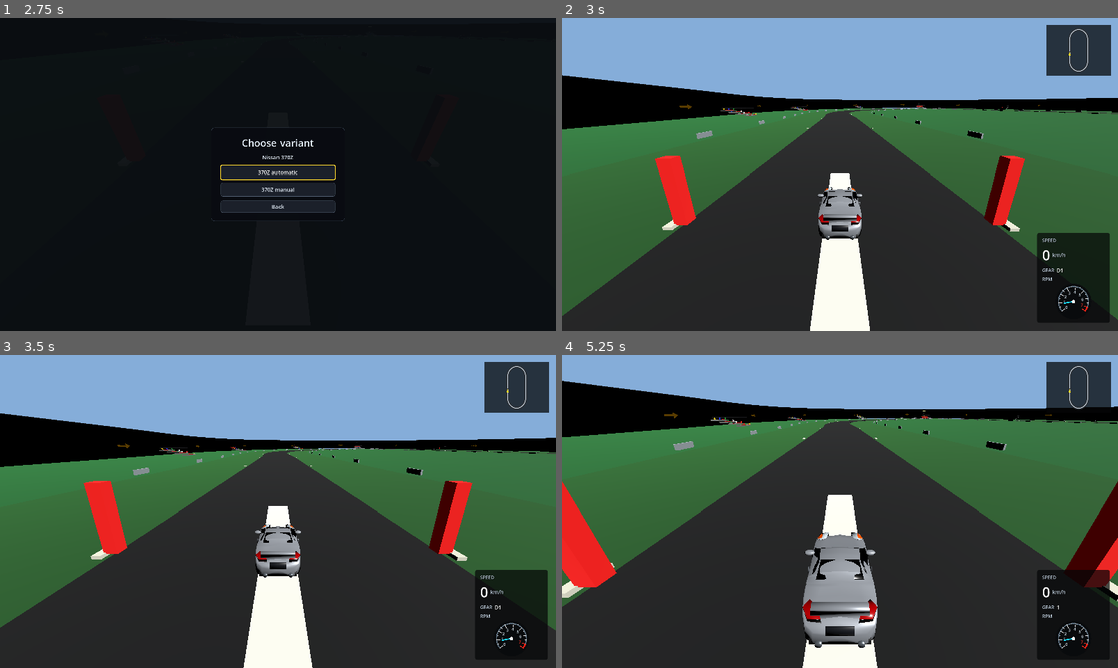
Above: before the commit, frames 1-4 (two rows, left to right).
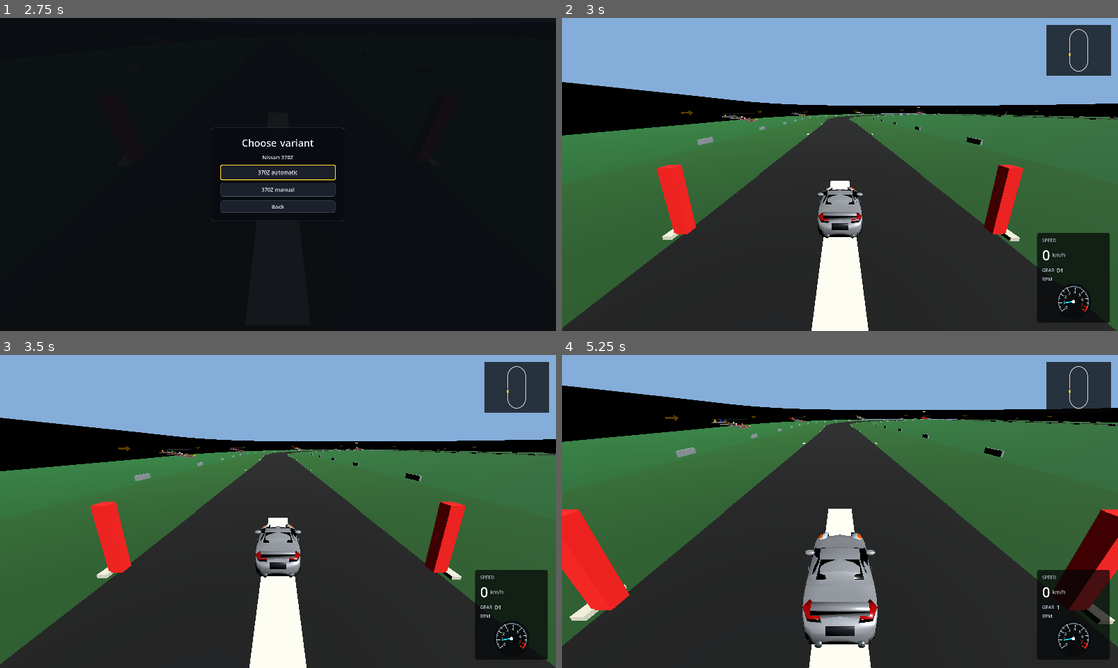
Above: after the commit, the same moments.

Repository: Dziuras98/car-game
Game: Godot game, scene res://scenes/startup.tscn
The game is run twice, just before and just after one commit, with the same random seed, the same clock (stepped at 60 frames per second) and the same inputs.
Inputs:
- Up to frame 1 (2.75 s): click "Free drive" at 0.5 s; click "Simple oval" at 1.25 s; click "Nissan 370Z" at 2 s
- Up to frame 2 (3 s): click "370Z automatic" at 2.75 s
- Up to frame 3 (3.5 s): no input
- Up to frame 4 (5.25 s): tap Enter at 3.5 s; hold Right (steer-right) 3.53-4.28 s; tap C (camera-back) at 3.6, 5.1 s; hold Down (brake) 4.28-5.03 s; tap T (switch-car) at 4.35 s; tap R (reset-car) at 5 s; hold Right (steer-right) from 5.03 s (still down)

Frame 1 is identical in both runs. In frame 2, 8.0% of the frame differs, in the area x 0-100%, y 18-100%; in frame 3, 7.9%; in frame 4, 8.3%, in the area x 0-100%, y 8-100%.
Error before the commit: Invalid access to property or key 'axle_track_width' on a base object of type 'RefCounted (CarDriveConfig)'. (res://scripts/car/car_chassis_controller.gd:18)
Error after the commit: Parse Error: Too few arguments for "get_probe_local_positions()" call. Expected at least 4 but received 3. (res://scripts/car/car_chassis_controller.gd:18)

Commit message:
Separate front and rear contact geometry

Diff:
--- a/scripts/car/ground_contact_model.gd
+++ b/scripts/car/ground_contact_model.gd
@@ -4,17 +4,19 @@
 
 func get_probe_local_positions(
 	wheel_base: float,
-	track_width: float,
+	front_track_width: float,
+	rear_track_width: float,
 	probe_height: float
 ) -> Array[Vector3]:
 	var half_wheel_base: float = maxf(wheel_base, 0.1) * 0.5
-	var half_track: float = maxf(track_width, 0.1) * 0.5
+	var half_front_track: float = maxf(front_track_width, 0.1) * 0.5
+	var half_rear_track: float = maxf(rear_track_width, 0.1) * 0.5
 	var height: float = maxf(probe_height, 0.0)
 	return [
-		Vector3(-half_track, height, -half_wheel_base),
-		Vector3(half_track, height, -half_wheel_base),
-		Vector3(-half_track, height, half_wheel_base),
-		Vector3(half_track, height, half_wheel_base),
+		Vector3(-half_front_track, height, -half_wheel_base),
+		Vector3(half_front_track, height, -half_wheel_base),
+		Vector3(-half_rear_track, height, half_wheel_base),
+		Vector3(half_rear_track, height, half_wheel_base),
 	]
 
 
@@ -31,11 +33,7 @@
 	var maximum_length: float = safe_rest_length + safe_travel
 	if hit_distance < 0.0 or hit_distance > maximum_length:
 		return 0.0
-	var compression: float = clampf(
-		(maximum_length - hit_distance) / safe_travel,
-		0.0,
-		1.0
-	)
+	var compression: float = clampf((maximum_length - hit_distance) / safe_travel, 0.0, 1.0)
 	var spring_force: float = compression * maxf(stiffness, 0.0)
 	var damping_force: float = normal_velocity * maxf(damping, 0.0)
 	return maxf(spring_force - damping_force, 0.0)
